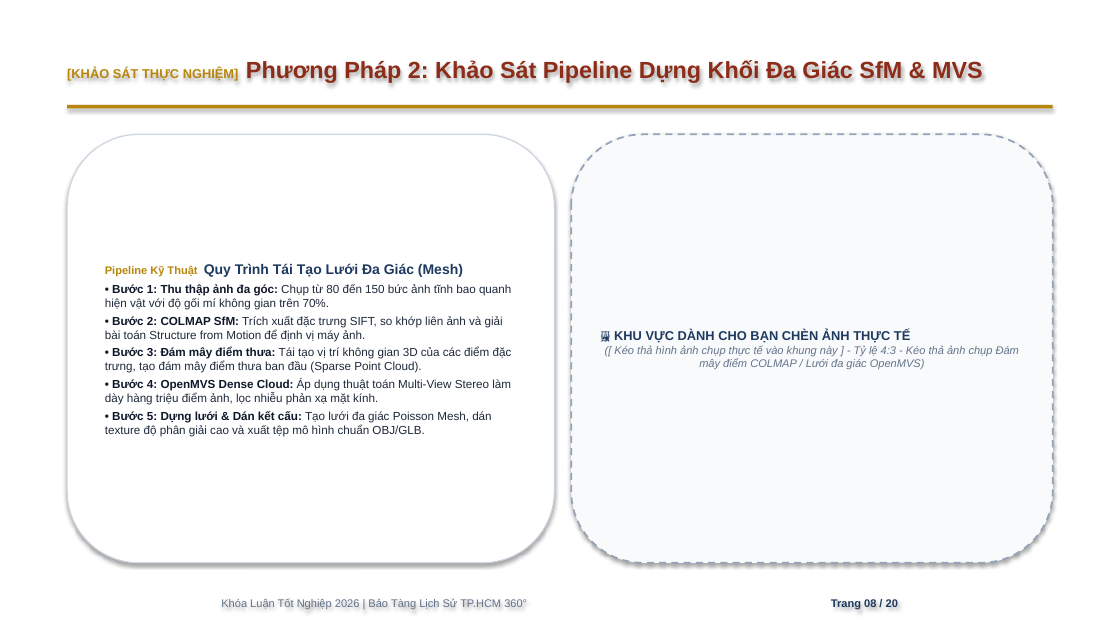
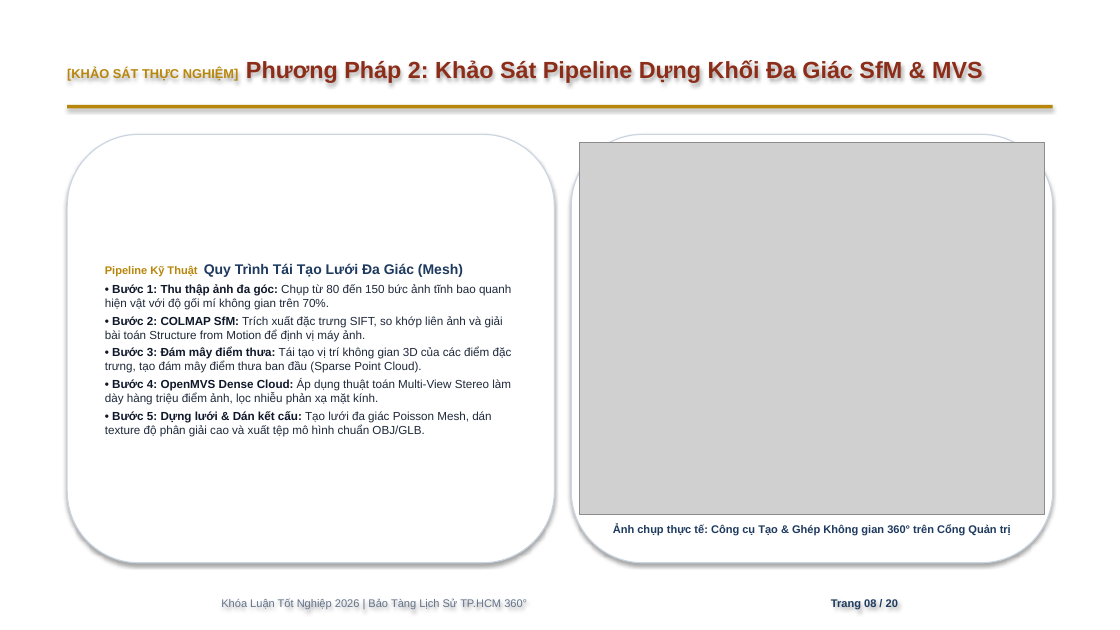
Before and after one commit to HuynhLoc2004/KhoaLuanTotNghiep, a slide deck: slide 8 of BaoCao_KhoaLuanTotNghiep_BaoTangLichSu360.pptx. Drawn at 1120x630 pixels with LibreOffice and Linux fonts; fonts in the diff are those of the drawing; grey boxes stand for pictures. Boxes give left, top, right and bottom in pixels: in the first picture for what was removed or moved away, otherwise in the second. Text is boxed around its words. In the diff, an @@ line names an element or a change of style, - is before the commit and + after.

Commit message:
fix(docs): restore real screenshots and authentic flowcharts across thesis, defense script, and slides

```diff
--- a/BaoCao_KhoaLuanTotNghiep_BaoTangLichSu360.pptx
+++ b/BaoCao_KhoaLuanTotNghiep_BaoTangLichSu360.pptx
@@ rounded rectangle at (571,134,1053,563): fill #F8FAFC to #FFFFFF; outline #94A3B8 1.5 pt dashed to #CBD5E1 1 pt @@
@@ picture added at (580,143,1044,514) @@
@@ text in rounded rectangle at (614,330,1019,369): text removed @@
-🖼️ KHU VỰC DÀNH CHO BẠN CHÈN ẢNH THỰC TẾ
-([ Kéo thả hình ảnh chụp thực tế vào khung này ] - Tỷ lệ 4:3 - Kéo thả ảnh chụp Đám mây điểm COLMAP / Lưới đa giác OpenMVS)
@@ text added at (613,525,1011,536), 9.5 pt, text #1E3A5F, bold @@
+Ảnh chụp thực tế: Công cụ Tạo & Ghép Không gian 360° trên Cổng Quản trị
```
Also in this commit, not shown: 2 other slides changed, 10 other files.
